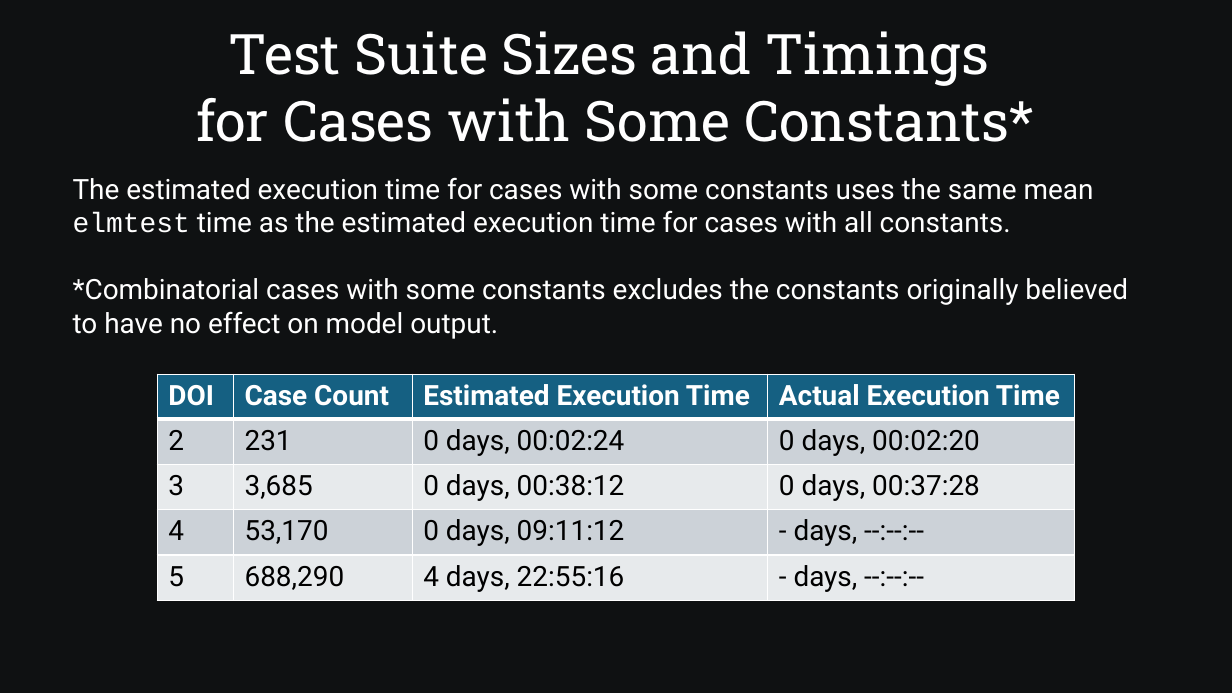
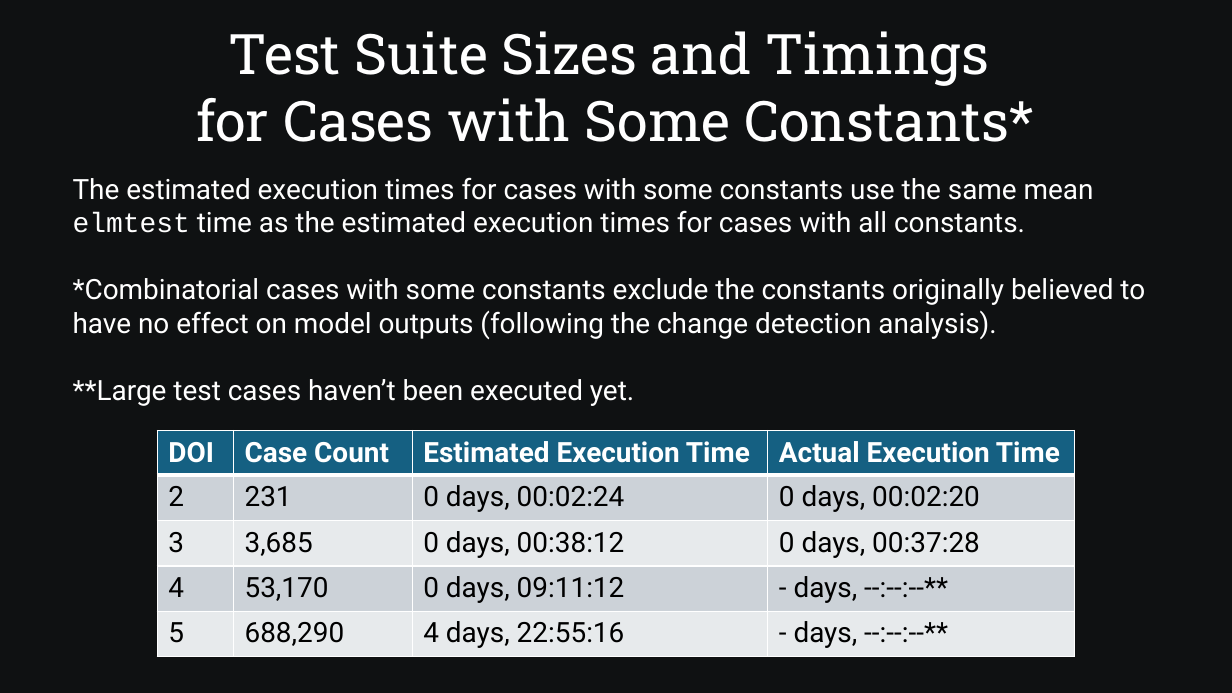
Before and after one commit to SamAllen06/lake_temp_work, a slide deck: slide 36 of documentation/for_collaborators/AnalysisOverview.pptx (slide 33 before the commit). Drawn at 1232x693 pixels with LibreOffice and Linux fonts; fonts in the diff are those of the drawing. Boxes give left, top, right and bottom in pixels: in the first picture for what was removed or moved away, otherwise in the second. Text is boxed around its words. In the diff, an @@ line names an element or a change of style, - is before the commit and + after.

```diff
--- a/documentation/for_collaborators/AnalysisOverview.pptx
+++ b/documentation/for_collaborators/AnalysisOverview.pptx
@@ text at bbox=[73, 177, 1145, 406]: text changed @@
-The estimated execution time for cases with some constants uses the same mean elmtest time as the estimated execution time for cases with all constants.
-*Combinatorial cases with some constants excludes the constants originally believed to have no effect on model output.
+The estimated execution times for cases with some constants use the same mean elmtest time as the estimated execution times for cases with all constants.
+*Combinatorial cases with some constants exclude the constants originally believed to have no effect on model outputs (following the change detection analysis).
+**Large test cases haven’t been executed yet.
@@ table at bbox=[158, 430, 1075, 656] @@
-row 4, column 4: - days, --:--:--
+row 4, column 4: - days, --:--:--**
-row 5, column 4: - days, --:--:--
+row 5, column 4: - days, --:--:--**
@@ table: place and size @@
-table at bbox=[158, 375, 1075, 600]
+table at bbox=[158, 430, 1075, 656]
```
Also in this commit, not shown: 27 other slides changed, 4 slides added, 1 slide removed, 1 other file.
